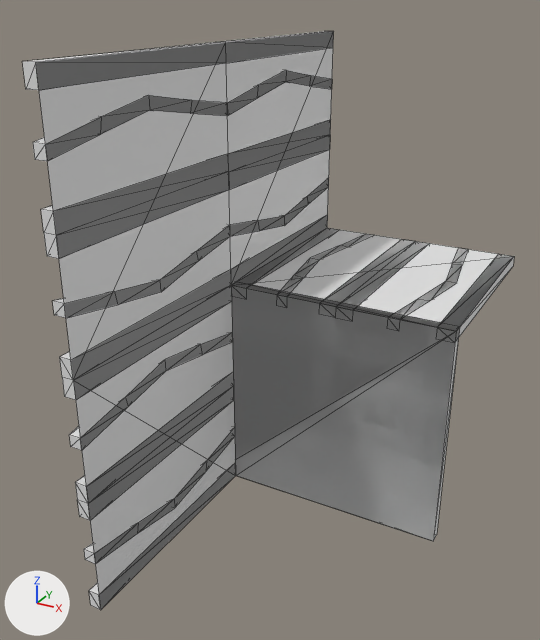
Before and after pictures for a commit that changed the OBJ model Data/bmc/tiles/t_168.obj.
Camera for both pictures: a 50 mm camera at (0.814, -1.305, 0.59) aimed at (0.133, -0.066, -0.03). The lights are fixed; the arrows at lower left show +X, +Y and +Z. Mesh edges are drawn as thin lines. Where no turn or scale is listed for an object, it has been applied to the vertices.

The first picture shows 't_168'.
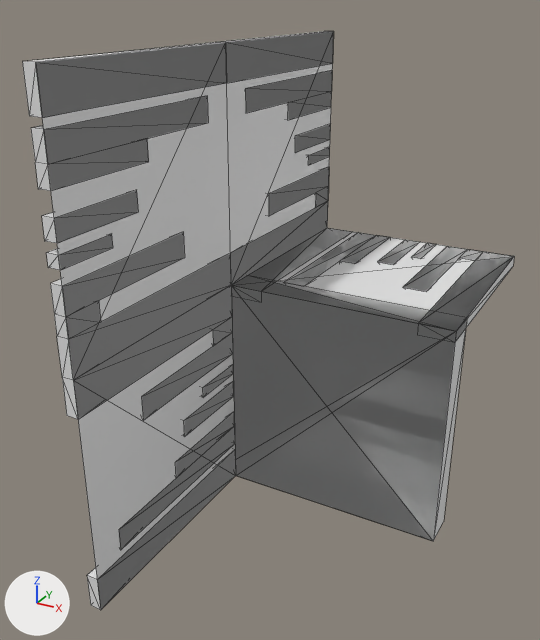
Boxes [x1, y1, x2, y2] around the edits, measured in the pictures (540 x 640 px; the box of a moved part takes in the faces that stretch with it):
part 1 of me_t_168, added: after [295, 124, 331, 153]
part 2 of me_t_168, added: after [42, 190, 139, 243]
part 3 of me_t_168, added: after [203, 365, 233, 396]
part 4 of me_t_168, added: after [308, 148, 330, 165]
part 5 of me_t_168, added: after [47, 234, 113, 270]
part 6 of me_t_168, added: after [184, 382, 234, 436]
part 7 of me_t_168, added: after [412, 243, 436, 259]
part 8 of me_t_168, added: after [378, 240, 420, 264]
part 9 of me_t_168, rebuilt (41% narrower): before [33, 71, 332, 161]; after [31, 96, 208, 191]
part 10 of me_t_168, rebuilt: before [84, 429, 235, 564]; after [119, 413, 235, 549]
part 11 of me_t_168, rebuilt: before [277, 234, 373, 307]; after [286, 233, 390, 286]
part 12 of me_t_168, added: after [245, 71, 332, 120]
part 13 of me_t_168, deleted: before [319, 239, 429, 321]
part 14 of me_t_168, deleted: before [75, 372, 234, 520]
part 15 of me_t_168, moved or reshaped: before [23, 31, 514, 610]; after [23, 32, 514, 610]

The edits, one by one:
me_t_168 is used by ob_t_168; location (0.0, 0.0, 0.0).
me_t_168 had 254 vertices, 499 faces and spanned x -0.05..0.5, y -0.5..0.5, z -0.5..0.5.
me_t_168 now has 228 vertices, 410 faces and spans x -0.05..0.5, y -0.5..0.5, z -0.5..0.5.
me_t_168 part 1: a new loose piece, a box spanning x -0.025..0.0, y 0.3..0.5, z 0.237..0.277.
me_t_168 part 2: a new loose piece, a box spanning x -0.025..0.0, y -0.5..-0.3, z 0.237..0.277.
me_t_168 part 3: a new loose piece, a box spanning x -0.025..0.0, y -0.126..0.0, z -0.218..-0.193.
me_t_168 part 4: a new loose piece, a box spanning x -0.025..0.0, y 0.374..0.5, z 0.193..0.218.
me_t_168 part 5: a new loose piece, a box spanning x -0.025..0.0, y -0.5..-0.374, z 0.193..0.218.
me_t_168 part 6: a new loose piece, a box spanning x -0.025..0.0, y -0.2..0.0, z -0.277..-0.237.
me_t_168 part 7: a new loose piece, a box spanning x 0.282..0.307, y 0.374..0.5, z -0.025..0.0.
me_t_168 part 8: a new loose piece, a box spanning x 0.223..0.263, y 0.3..0.5, z -0.025..0.0.
me_t_168 part 9: the loose piece of 36 vertices spanning x -0.025..0.0, y -0.5..0.5, z 0.362..0.429 is rebuilt with 14 vertices and now spans x -0.025..0.0, y -0.5..-0.071, z 0.318..0.408.
me_t_168 part 10: the loose piece of 20 vertices spanning x -0.025..0.0, y -0.5..0.0, z -0.429..-0.362 is rebuilt with 14 vertices and now spans x -0.025..0.0, y -0.429..0.0, z -0.408..-0.318.
me_t_168 part 11: the loose piece of 20 vertices spanning x 0.071..0.138, y 0.0..0.5, z -0.025..0.0 is rebuilt with 14 vertices and now spans x 0.092..0.182, y 0.071..0.5, z -0.025..0.0.
me_t_168 part 12: a new loose piece of 14 vertices spanning x -0.025..0.0, y 0.071..0.5, z 0.318..0.408.
me_t_168 part 13: the loose piece of 12 vertices spanning x 0.213..0.287, y 0.0..0.5, z -0.025..0.0 is deleted.
me_t_168 part 14: the loose piece of 12 vertices spanning x -0.025..0.0, y -0.5..0.0, z -0.287..-0.212 is deleted.
me_t_168 part 15: 130 vertices removed from x -0.05..0.5, y -0.5..0.5, z -0.5..0.463; 84 vertices added at x -0.05..0.5, y -0.5..0.5, z -0.5..0.425.
